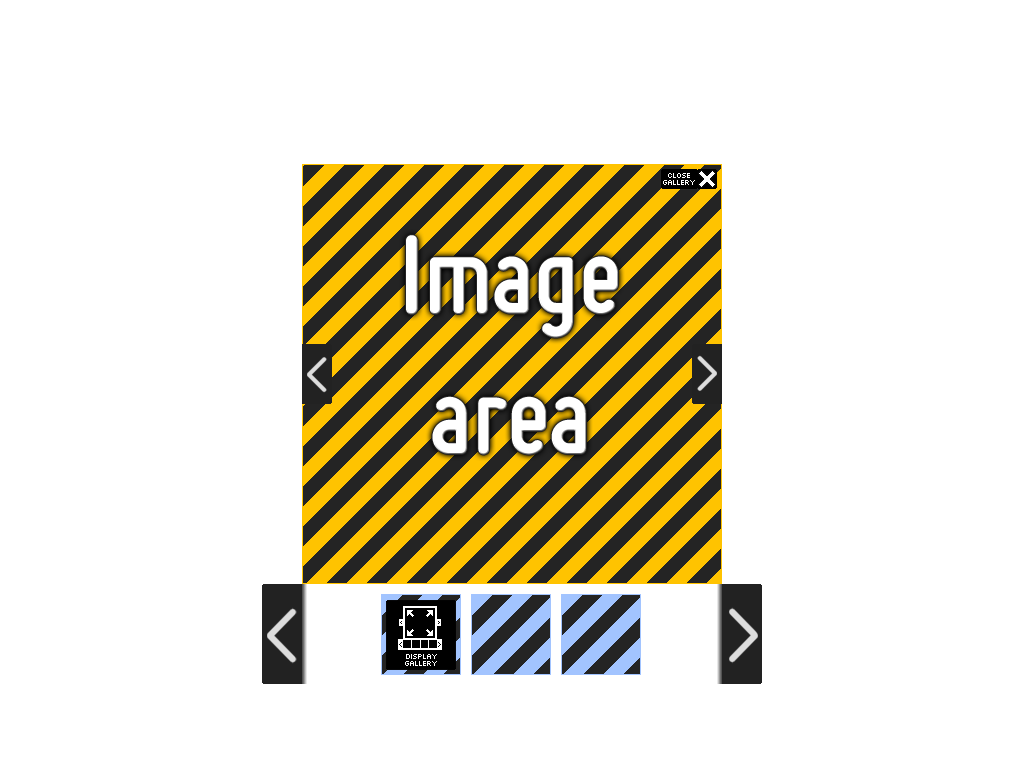
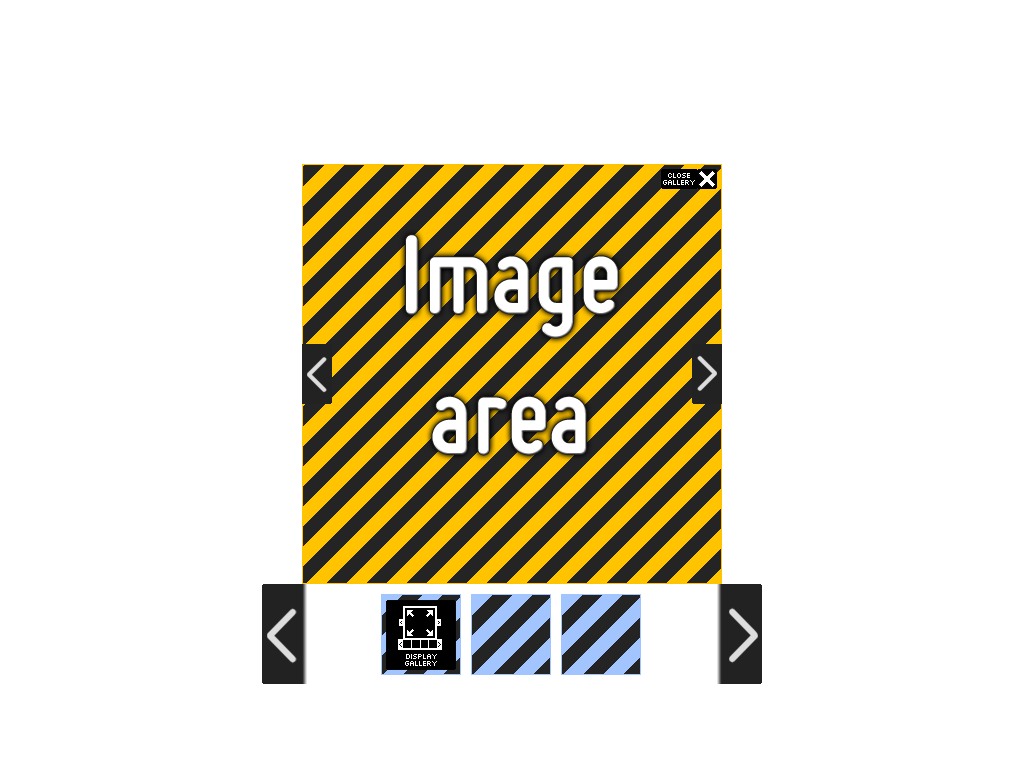
Layer changes from the first 1024 x 768 image to the second:
moved "left-shade" above "left-scroll-arrow" over [302, 584, 307, 684]
